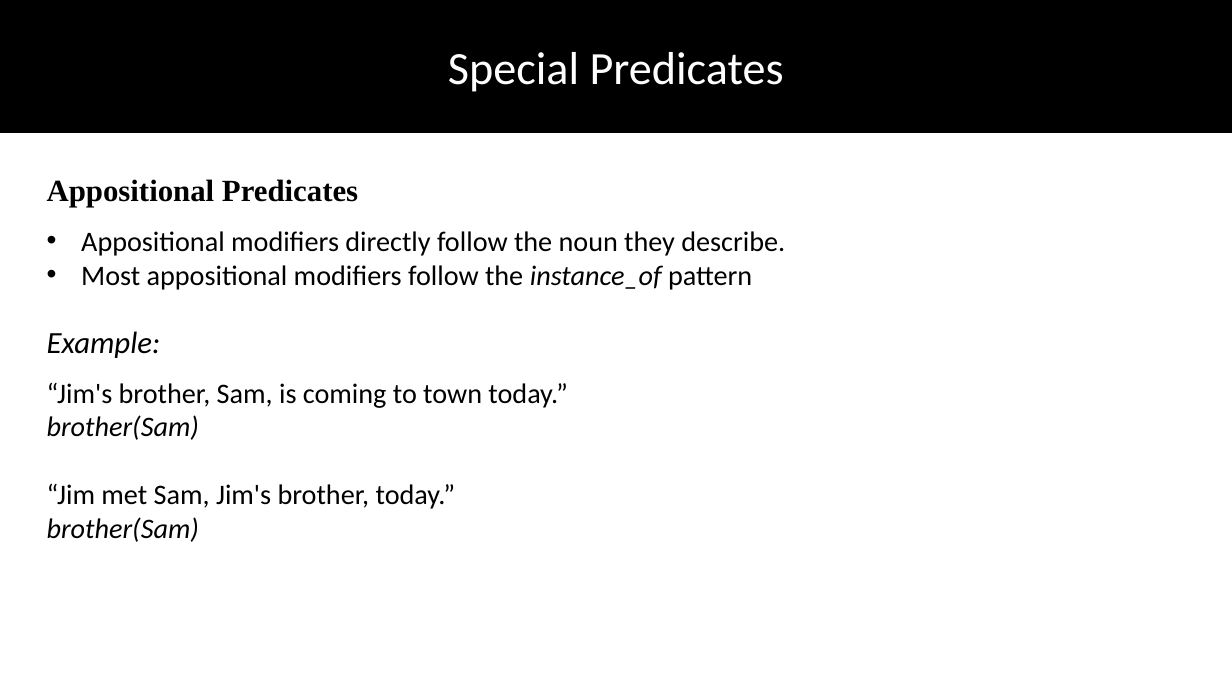
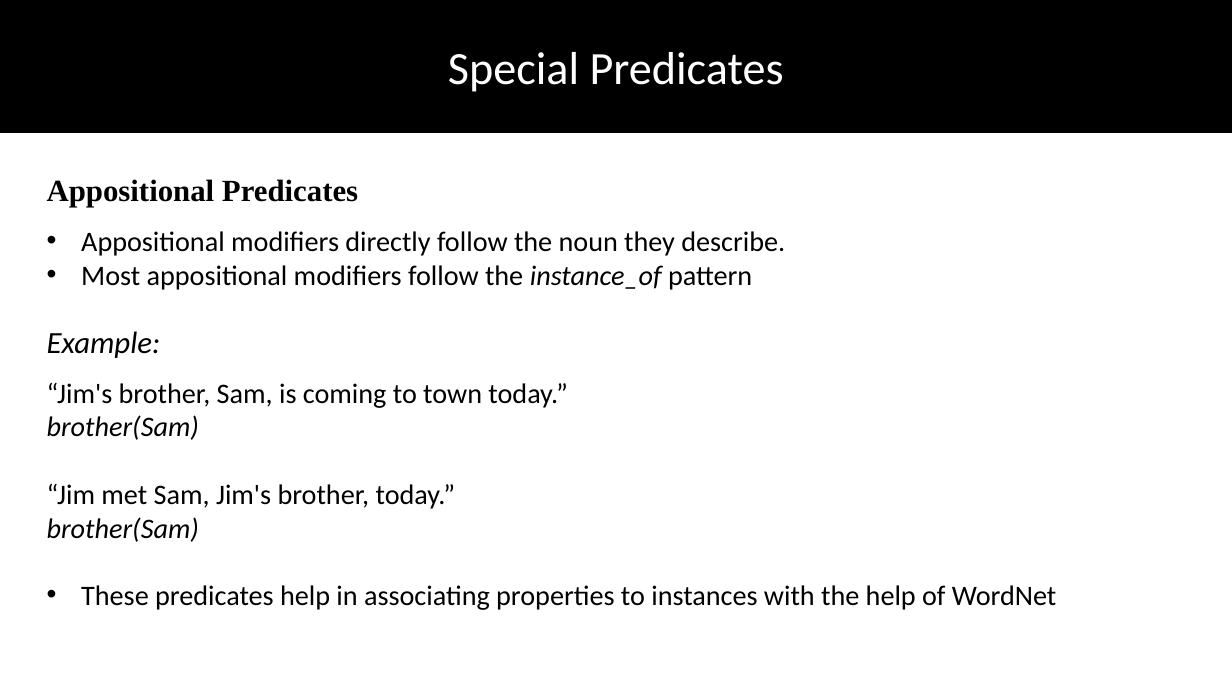
Before and after one commit to DhruvaPendharkar/thesis-project, a slide deck: slide 61 of Notes/ThesisPresentation.pptx (slide 59 before the commit). Drawn at 1232x693 pixels with LibreOffice and Linux fonts; fonts in the diff are those of the drawing. Boxes give left, top, right and bottom in pixels: in the first picture for what was removed or moved away, otherwise in the second. Text is boxed around its words. In the diff, an @@ line names an element or a change of style, - is before the commit and + after.

```diff
--- a/Notes/ThesisPresentation.pptx
+++ b/Notes/ThesisPresentation.pptx
@@ text added at (81,585,1056,610), 22 pt, text #000000 @@
+• These predicates help in associating properties to instances with the help of WordNet
```
Also in this commit, not shown: 11 other slides changed, 2 slides added.
